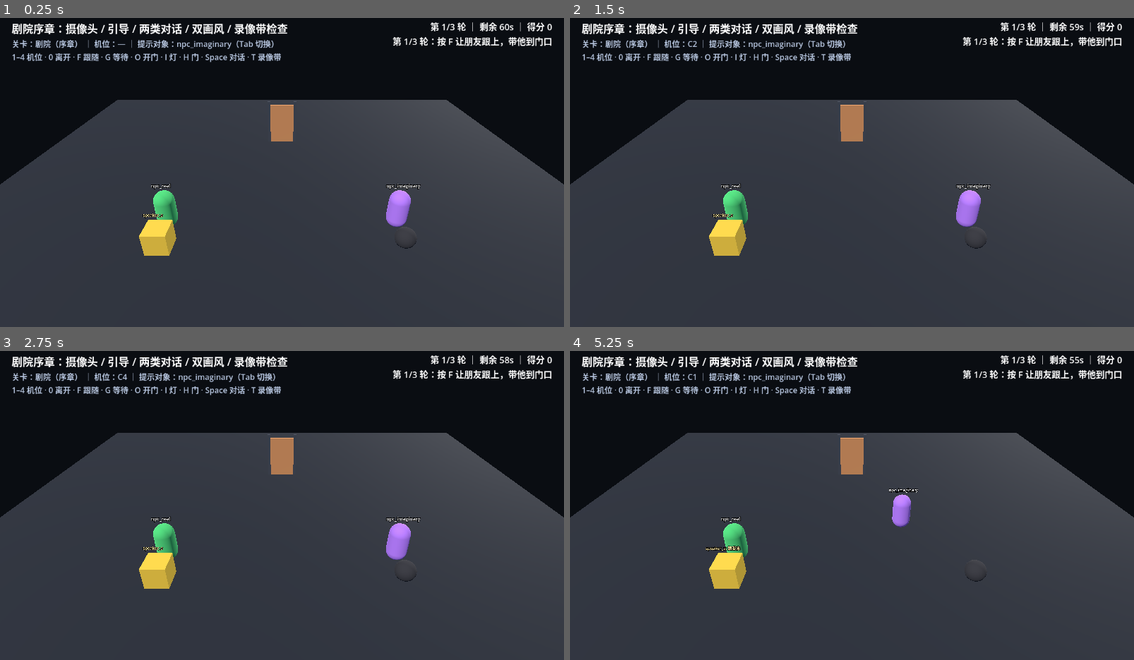
Above: before the commit, frames 1-4 (two rows, left to right).
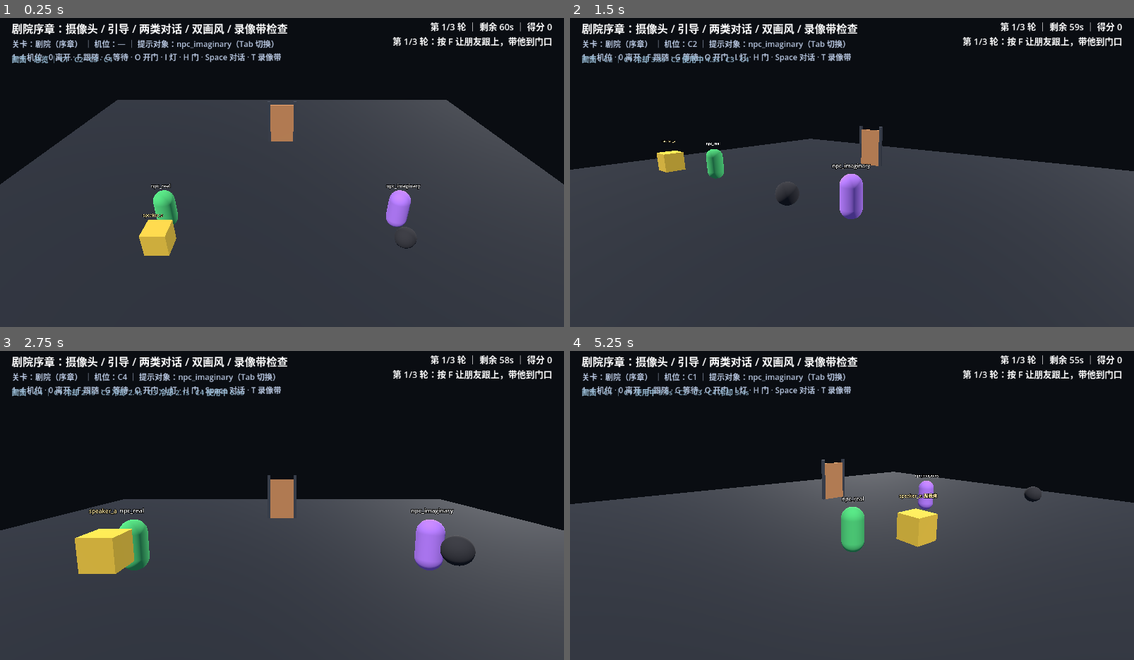
Above: after the commit, the same moments.

Repository: RequieMa/dual-faced-world
Game: Godot game, scene res://scenes/main.tscn
Same seed, same stepped clock (60 frames per second), same inputs: the game is played once before the commit and once after it.
Inputs (mouse positions are in pixels of both pictures, inside the frame that each line leads up to):
- Up to frame 1 (0.25 s): no input
- Up to frame 2 (1.5 s): tap Enter at 0.5 s; move the mouse to (976, 153) at 0.52 s; hold D 0.53-1.25 s; tap 1 (game_camera_1) at 0.6 s; click (976, 153) at 0.67 s; tap 2 (game_camera_2) at 0.8 s; tap R (game_restart) at 1.25 s; drag from (739, 184) to (823, 231) at 1.27 s
- Up to frame 3 (2.75 s): tap R (game_restart) at 2 s; move the mouse to (338, 431) at 2.02 s; hold D from 2.03 s (still down); tap 3 (game_camera_3) at 2.1 s; tap 4 (game_camera_4) at 2.3 s
- Up to frame 4 (5.25 s): release D at 2.75 s; tap R (game_restart) at 2.75, 3.5 s; drag from (823, 564) to (682, 452) at 2.77 s; move the mouse to (1021, 548) at 3.52 s; hold A 3.53-4.25 s; tap 0 (game_camera_off) at 3.6 s; tap F (game_hint_follow) at 3.8 s; drag from (682, 452) to (767, 422) at 4.27 s; move the mouse to (880, 502) at 5.02 s; hold Down (game_tape_back) from 5.03 s (still down); tap 1 (game_camera_1) at 5.1 s; click (880, 502) at 5.17 s

The runs differ from the first frame. In frame 1, 0.1% of the frame differs, in the area x 2-21%, y 12-15%; in frame 2, 16%; in frame 3, 26%, in the area x 0-100%, y 12-77%; in frame 4, 19%.

Commit message:
feat: 机位切换接入真实画面与状态 HUD
- GameRoot 绑定 World/Cameras/C1–C4，1–4 切机位时真的切换 Camera3D；0/复位回总览
- 烧毁时画面自动回总览；UI/CameraStatus 显示使用中/冷却/烧毁
- 新增 tests/test_game_root_camera_view.gd（27 条断言，先红后绿）
- 文档/README 同步机位画面行为

Diff:
--- a/scenes/game_root.tscn
+++ b/scenes/game_root.tscn
@@ -44,11 +44,29 @@
 rotation_degrees = Vector3(-18, 140, 0)
 light_energy = 0.55
 
-[node name="Camera3D" type="Camera3D" parent="World"]
+[node name="OverviewCamera" type="Camera3D" parent="World"]
 position = Vector3(0, 7.5, 11)
 rotation_degrees = Vector3(-30, 0, 0)
 fov = 52.0
 current = true
+
+[node name="Cameras" type="Node3D" parent="World"]
+
+[node name="C1" type="Camera3D" parent="World/Cameras"]
+position = Vector3(-9, 3.4, 8.5)
+fov = 58.0
+
+[node name="C2" type="Camera3D" parent="World/Cameras"]
+position = Vector3(9, 3.4, 8.5)
+fov = 58.0
+
+[node name="C3" type="Camera3D" parent="World/Cameras"]
+position = Vector3(0, 4.2, -9.5)
+fov = 58.0
+
+[node name="C4" type="Camera3D" parent="World/Cameras"]
+position = Vector3(0, 3.0, 9.5)
+fov = 58.0
 
 [node name="Ground" type="MeshInstance3D" parent="World"]
 mesh = SubResource("GroundMesh")
@@ -109,3 +127,12 @@
 offset_bottom = 84.0
 theme_override_colors/font_color = Color(0.72, 0.78, 0.88, 1)
 text = "按 1–4 切机位 · F/G/O 提示 · I 灯 · H 门 · Space 对话 · T 检查录像带"
+
+[node name="CameraStatus" type="Label" parent="UI"]
+offset_left = 24.0
+offset_top = 88.0
+offset_right = 900.0
+offset_bottom = 112.0
+theme_override_colors/font_color = Color(0.58, 0.72, 0.82, 1)
+theme_override_font_sizes/font_size = 15
+text = "画面：总览"
--- a/scripts/game_root.gd
+++ b/scripts/game_root.gd
@@ -33,6 +33,16 @@
 const LEVEL_PATH := "res://resources/data/levels/theater.json"
 const LEVEL_SCHEMA_PATH := "res://resources/data/schema/level.schema.json"
 const WORLD_NODE := "World"
+const CAMERA_VIEWS_NODE := "World/Cameras"
+const OVERVIEW_CAMERA_NODE := "World/OverviewCamera"
+
+## 每个机位的画面朝向（位置在场景里，朝向由运行时 look_at 统一算，避免手算欧拉角）。
+const CAMERA_LOOK_TARGETS := {
+	"C1": Vector3(-2.5, 1.0, 0.0),
+	"C2": Vector3(2.5, 1.0, 0.0),
+	"C3": Vector3(0.0, 1.0, 0.0),
+	"C4": Vector3(0.0, 1.0, -4.0),
+}
 
 ## 关卡没加载出来时的兜底机位（与 surveillance.json 对齐）。
 const DEFAULT_CAMERAS: Array[String] = ["C1", "C2", "C3", "C4"]
@@ -80,6 +90,11 @@
 var _dialogue_controller: Control
 var _style_controller: Node
 
+## 机位画面：id -> Scene 里的 Camera3D；空 id 表示总览。
+var _camera_views: Dictionary = {}
+var _overview_camera: Camera3D = null
+var _camera_view_id: String = ""
+
 ## 由 World 子树注册进来的目标，按能力分类，便于循环复位。
 var _npcs: Dictionary = {}
 var _lights: Dictionary = {}
@@ -130,6 +145,7 @@
 	_build_systems()
 	_load_data()
 	_load_level()
+	_bind_camera_views()
 	_bind_world()
 	_collect_npc_ids()
 	_setup_tape_archive()
@@ -195,10 +211,35 @@
 	add_child(_style_controller)
 
 	_camera_session.overload_started.connect(_on_camera_overload)
+	_camera_session.burned.connect(_on_camera_burned)
+	_camera_session.cooldown_changed.connect(_on_camera_cooldown)
 	_guide_bus.hint_sent.connect(_on_hint_sent)
 	_loop_manager.round_started.connect(_on_loop_round_started)
 	_loop_manager.round_ended.connect(_on_loop_round_ended)
 	_dialogue_controller.error_occurred.connect(_on_dialogue_error)
+
+
+## 把场景里的 C1–C4 Camera3D 接成真正的画面；缺失时退化为总览，不中止启动。
+func _bind_camera_views() -> void:
+	_overview_camera = get_node_or_null(OVERVIEW_CAMERA_NODE) as Camera3D
+	_camera_views.clear()
+	var rig := get_node_or_null(CAMERA_VIEWS_NODE)
+	if rig == null:
+		push_warning("GameRoot: 场景缺少 %s，机位切换只更新状态" % CAMERA_VIEWS_NODE)
+	else:
+		for child in rig.get_children():
+			if not child is Camera3D:
+				continue
+			var camera := child as Camera3D
+			var camera_id := String(camera.name)
+			camera.current = false
+			_camera_views[camera_id] = camera
+			var target: Variant = CAMERA_LOOK_TARGETS.get(camera_id)
+			if target is Vector3:
+				camera.look_at(target, Vector3.UP)
+	if _overview_camera != null:
+		_overview_camera.current = true
+	_camera_view_id = ""
 
 
 func _load_data() -> void:
@@ -793,6 +834,32 @@
 	var npc := _current_npc_id()
 	hint_label.text = "关卡：%s ｜ 机位：%s ｜ 提示对象：%s（Tab 切换）\n1–4 机位 · 0 离开 · F 跟随 · G 等待 · O 开门 · I 灯 · H 门 · Space 对话 · T 录像带" % [
 		level_name, camera_text, npc if not npc.is_empty() else "—"]
+	var camera_status := get_node_or_null("UI/CameraStatus") as Label
+	if camera_status != null:
+		camera_status.text = _camera_status_text()
+
+
+## HUD 的机位状态：当前画面 + 每台机位的烧毁/冷却/使用中。所有数值来自 CameraSession。
+func _camera_status_text() -> String:
+	if not is_instance_valid(_camera_session):
+		return "画面：—"
+	var camera_state: Dictionary = _camera_session.get_state()
+	var current := String(camera_state.get("current", ""))
+	var burned: Array = camera_state.get("burned", [])
+	var cooldowns: Dictionary = camera_state.get("cooldowns", {})
+	var parts: Array[String] = []
+	for raw_id in _level_cameras:
+		var camera_id := String(raw_id)
+		if burned.has(camera_id):
+			parts.append("%s 烧毁" % camera_id)
+		elif cooldowns.has(camera_id):
+			parts.append("%s 冷却 %.1fs" % [camera_id, float(cooldowns[camera_id])])
+		elif current == camera_id:
+			parts.append("%s 使用中 %.1fs" % [camera_id, float(camera_state.get("remain", 0.0))])
+		else:
+			parts.append(camera_id)
+	var view_text := "总览" if _camera_view_id.is_empty() else _camera_view_id
+	return "画面：%s ｜ %s" % [view_text, " · ".join(parts)]
 
 
 func get_level_state() -> Dictionary:
@@ -819,6 +886,10 @@
 		if is_instance_valid(npc) and npc.has_method("tick"):
 			npc.tick(delta)
 	_update_demo(delta)
+	# 当前机位的停留倒计时需要连续刷新，否则 HUD 只在切换/烧毁时更新。
+	if is_instance_valid(_camera_session) \
+			and not String(_camera_session.get_state().get("current", "")).is_empty():
+		_refresh_hud()
 
 
 # --- 摄像头（W1） ---------------------------------------------------------------
@@ -826,7 +897,11 @@
 func switch_camera(camera_id: String) -> bool:
 	if not is_instance_valid(_camera_session):
 		return false
-	return bool(_camera_session.enter(camera_id))
+	var ok := bool(_camera_session.enter(camera_id))
+	if ok:
+		_set_camera_view(camera_id)
+	_refresh_hud()
+	return ok
 
 
 func leave_camera() -> void:
@@ -835,6 +910,43 @@
 	var current := String(_camera_session.get_state().get("current", ""))
 	if not current.is_empty():
 		_camera_session.leave(current)
+		_set_camera_view("")
+		_refresh_hud()
+
+
+## 画面切换：找不到对应 Camera3D 时回总览，不让逻辑状态和画面脱节。
+func _set_camera_view(camera_id: String) -> void:
+	var target: Camera3D = null
+	if not camera_id.is_empty() and _camera_views.has(camera_id):
+		target = _camera_views[camera_id] as Camera3D
+		_camera_view_id = camera_id
+	else:
+		_camera_view_id = ""
+		target = _overview_camera
+	if target != null:
+		target.current = true
+
+
+func _on_camera_burned(camera_id: String) -> void:
+	if _camera_view_id == camera_id:
+		_set_camera_view("")
+	_refresh_hud()
+
+
+func _on_camera_cooldown(_camera_id: String, _remain: float) -> void:
+	_refresh_hud()
+
+
+func get_camera_view_state() -> Dictionary:
+	var view_ids: Array[String] = []
+	for camera_id in _camera_views:
+		view_ids.append(String(camera_id))
+	view_ids.sort()
+	return {
+		"view": _camera_view_id,
+		"overview": _camera_view_id.is_empty(),
+		"views": view_ids,
+	}
 
 
 # --- 引导（W2） -----------------------------------------------------------------
@@ -895,6 +1007,7 @@
 		camera_data["remain"] = 0.0
 		camera_data["cooldowns"] = {}
 		_camera_session.from_dict(camera_data)
+		_set_camera_view("")
 	for target_id in _npcs:
 		var npc = _npcs[target_id]
 		if is_instance_valid(npc) and _initial_npc_states.has(target_id):
@@ -903,6 +1016,7 @@
 		var light = _lights[target_id]
 		if is_instance_valid(light) and _initial_light_states.has(target_id):
 			light.set_on(bool(_initial_light_states[target_id]))
+	_refresh_hud()
 
 
 # --- 状态 / 访问器 ---------------------------------------------------------------
@@ -934,6 +1048,7 @@
 func get_state() -> Dictionary:
 	return {
 		"camera": _camera_session.get_state() if is_instance_valid(_camera_session) else {},
+		"camera_view": get_camera_view_state(),
 		"guide": _guide_bus.get_state() if is_instance_valid(_guide_bus) else {},
 		"loop": {
 			"round": _loop_manager.get_round_index() if is_instance_valid(_loop_manager) else 0,
--- /dev/null
+++ b/tests/test_game_root_camera_view.gd
@@ -0,0 +1,135 @@
+extends SceneTree
+## PR1 验收：机位切换必须改变实际画面，HUD 必须显示当前画面/冷却/烧毁。
+## 运行：godot --headless --path . --script tests/test_game_root_camera_view.gd
+##
+## 先写测试（红）再实现；断言数守卫防止运行时错误造成「假绿」。
+
+const SCENE_PATH := "res://scenes/game_root.tscn"
+const EXPECTED_CHECKS := 27
+
+var _failures: Array[String] = []
+var _checks: int = 0
+var _started := false
+var _game_root: Node = null
+
+
+func _initialize() -> void:
+	_check("存在 scenes/game_root.tscn", ResourceLoader.exists(SCENE_PATH))
+
+
+func _process(_delta: float) -> bool:
+	if _started:
+		return false
+	_started = true
+	_run_tests()
+	return false
+
+
+func _run_tests() -> void:
+	var packed := ResourceLoader.load(SCENE_PATH) as PackedScene
+	if packed == null:
+		_check("game_root.tscn 可加载", false)
+		_report()
+		return
+	_game_root = packed.instantiate()
+	_game_root.auto_tick = false
+	root.add_child(_game_root)
+
+	var overview := _game_root.get_node_or_null("World/OverviewCamera") as Camera3D
+	_check("总览相机 OverviewCamera 存在", overview != null)
+	_check("启动时总览相机 current", overview != null and overview.current)
+
+	var views: Array[Camera3D] = []
+	for camera_id in ["C1", "C2", "C3", "C4"]:
+		var camera := _game_root.get_node_or_null("World/Cameras/%s" % camera_id) as Camera3D
+		views.append(camera)
+		_check("机位 %s 有实际 Camera3D" % camera_id, camera != null)
+	_check("启动时四个机位都不是 current",
+		views.all(func(camera): return camera != null and not camera.current))
+
+	if not _game_root.has_method("get_camera_view_state"):
+		_check("提供 get_camera_view_state()", false)
+		_report()
+		return
+	_check("提供 get_camera_view_state()", true)
+	_check("初始画面为总览",
+		String(_game_root.get_camera_view_state().get("view", "")) == "",
+		str(_game_root.get_camera_view_state()))
+
+	_check("按 1 进入 C1", _game_root.handle_action("game_camera_1"))
+	var c1 := _game_root.get_node("World/Cameras/C1") as Camera3D
+	_check("C1 画面 current", c1 != null and c1.current)
+	_check("get_camera_view_state 返回 C1",
+		String(_game_root.get_camera_view_state().get("view", "")) == "C1",
+		str(_game_root.get_camera_view_state()))
+
+	_check("按 2 进入 C2", _game_root.handle_action("game_camera_2"))
+	var c2 := _game_root.get_node("World/Cameras/C2") as Camera3D
+	_check("C2 current 且 C1 退出", c2 != null and c2.current and not c1.current)
+	_check("离开机位回到总览",
+		_game_root.handle_action("game_camera_off") and overview != null and overview.current)
+
+	var status := _game_root.get_node_or_null("UI/CameraStatus") as Label
+	_check("HUD 有 CameraStatus", status != null)
+	_check("HUD 标明总览/机位状态",
+		status != null and status.text.contains("总览"), "" if status == null else status.text)
+
+	# 进入 C3 再离开 → C3 冷却；HUD 应显示冷却。
+	_game_root.handle_action("game_camera_3")
+	_game_root.handle_action("game_camera_off")
+	status = _game_root.get_node_or_null("UI/CameraStatus") as Label
+	_check("HUD 显示 C3 冷却",
+		status != null and status.text.contains("C3") and status.text.contains("冷却"),
+		"" if status == null else status.text)
+
+	# C4 停留到过载烧毁：画面必须回总览，HUD 显示烧毁。
+	_check("进入 C4", _game_root.handle_action("game_camera_4"))
+	_game_root.tick(8.0)
+	var c4 := _game_root.get_node("World/Cameras/C4") as Camera3D
+	status = _game_root.get_node_or_null("UI/CameraStatus") as Label
+	_check("C4 烧毁后画面回总览",
+		overview != null and overview.current and c4 != null and not c4.current)
+	_check("HUD 显示 C4 烧毁", status != null and status.text.contains("C4 烧毁"),
+		"" if status == null else status.text)
+	_check("烧毁后 get_camera_view_state 为空",
+		String(_game_root.get_camera_view_state().get("view", "")) == "",
+		str(_game_root.get_camera_view_state()))
+
+	_check("未知机位不能切画面", not _game_root.switch_camera("C9"))
+	_check("未知机位尝试后仍是总览", overview != null and overview.current)
+
+	_game_root.reset_for_loop(0.0)
+	status = _game_root.get_node_or_null("UI/CameraStatus") as Label
+	_check("循环复位后回到总览", overview != null and overview.current)
+	_check("循环复位后烧毁记录保留",
+		status != null and status.text.contains("C4 烧毁"),
+		"" if status == null else status.text)
+
+	_game_root.free()
+	_report()
+
+
+func _check(label: String, condition: bool, detail: String = "") -> void:
+	_checks += 1
+	if condition:
+		print("PASS  ", label)
+	else:
+		var message := label
+		if not detail.is_empty():
+			message += "  [" + detail + "]"
+		_failures.append(message)
+		printerr("FAIL  ", message)
+
+
+func _report() -> void:
+	if _failures.is_empty() and _checks != EXPECTED_CHECKS:
+		_failures.append("断言数守卫：期望 %d，实际 %d" % [EXPECTED_CHECKS, _checks])
+	print("----")
+	if _failures.is_empty():
+		print("CAMERA_VIEW_TEST_PASS (%d checks)" % _checks)
+		quit(0)
+	else:
+		printerr("CAMERA_VIEW_TEST_FAIL (%d/%d failed)" % [_failures.size(), _checks])
+		for failure in _failures:
+			printerr("  - ", failure)
+		quit(1)
Not shown, changed: docs/MECHANICS_GAMEPLAY.md
